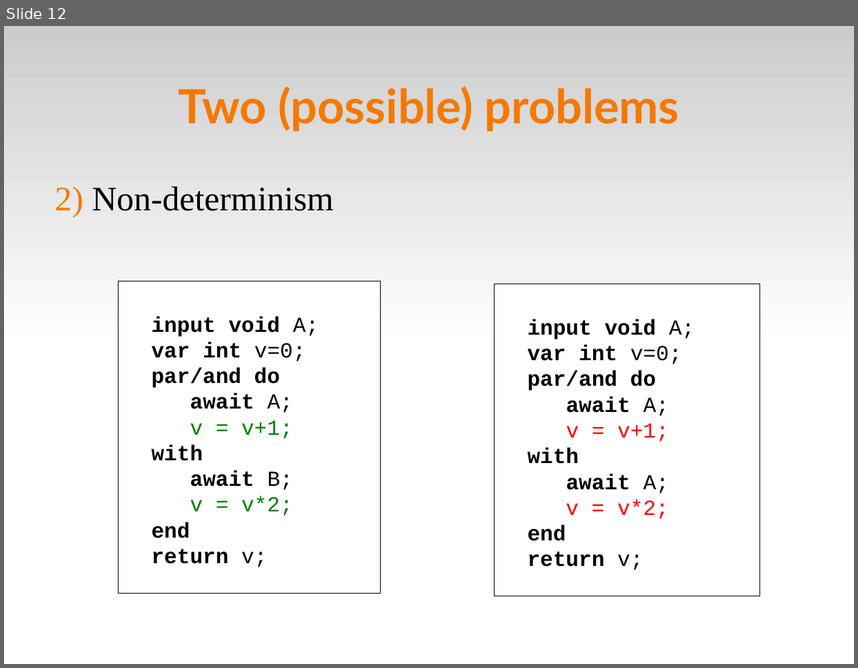
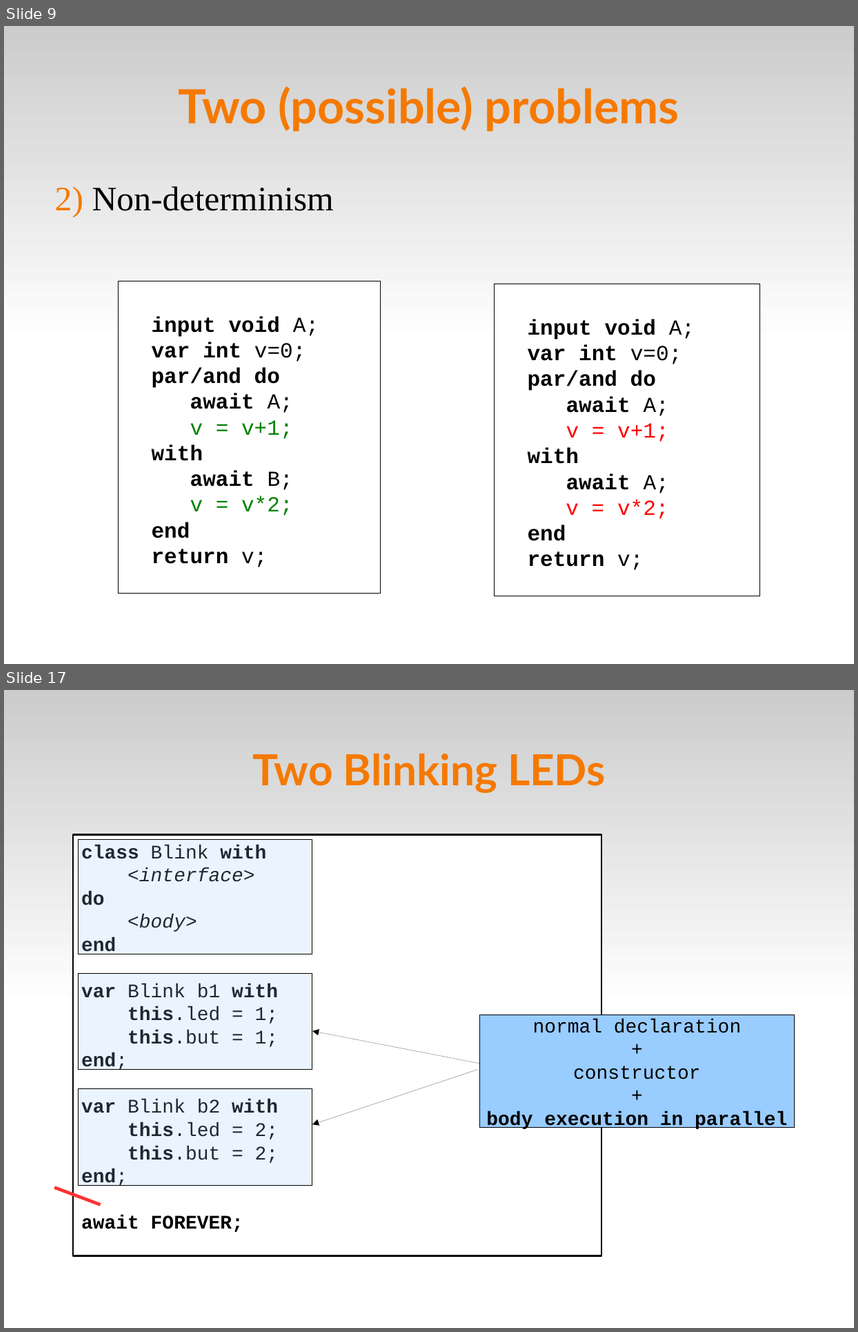
Before and after one commit to fsantanna-no/ceu-docs, a slide deck: ceu_seminarios.odp. Shown one above the other, each under a label of ours: slide 12 before the commit, slides 9 and 17 after it; the slides between them are not shown. The pictures are 858x668 and 858x1332 pixels, drawn with LibreOffice and Linux fonts; fonts in the diff are those of the drawing. Boxes give left, top, right and bottom in pixels: in the first picture for what was removed or moved away, otherwise in the second. Text is boxed around its words. In the diff, an @@ line names an element or a change of style, - is before the commit and + after.

```diff
--- a/ceu_seminarios.odp
+++ b/ceu_seminarios.odp
@@ slide 17 added at <box>4,690,854,1328</box>, background #FFFFFF; not listed: 1 template element that a slide beside it also shows @@
@@ title added at <box>252,753,606,793</box>, 40 pt, text #F57900, bold @@
+Two Blinking LEDs
@@ rectangle added at <box>74,835,602,1256</box>, fill #FFFFFF, outline #000000 1.45 pt, 18 pt, text #000000 @@
+class Blink with
+<interface>
+do
+<body>
+end
+var Blink b1 with
+this.led = 1;
+this.but = 1;
+end;
+var Blink b2 with
+this.led = 2;
+this.but = 2;
+end;
+await FOREVER;
@@ rectangle added at <box>78,840,312,954</box>, fill #99CCFF at 20% opacity, outline #000000 0 pt @@
@@ rectangle added at <box>78,973,312,1069</box>, fill #99CCFF at 20% opacity, outline #000000 0 pt @@
@@ rectangle added at <box>480,1015,795,1127</box>, fill #99CCFF, outline #000000 0 pt, 18 pt, text #000000 @@
+normal declaration
++
+constructor
++
+body execution in parallel
@@ arrow added from (481, 1063) to (312, 1031), #000000 0 pt @@
@@ arrow added from (477, 1069) to (312, 1124), #000000 0 pt @@
@@ rectangle added at <box>78,1089,312,1185</box>, fill #99CCFF at 20% opacity, outline #000000 0 pt @@
@@ line added from (55, 1187) to (101, 1205), #FF3333 3 pt @@
@@ what was slide 12 is now slide 9 @@
```
Also in this commit, not shown: 5 slides changed, 45 other slides added, 16 slides removed, 1 other file.
